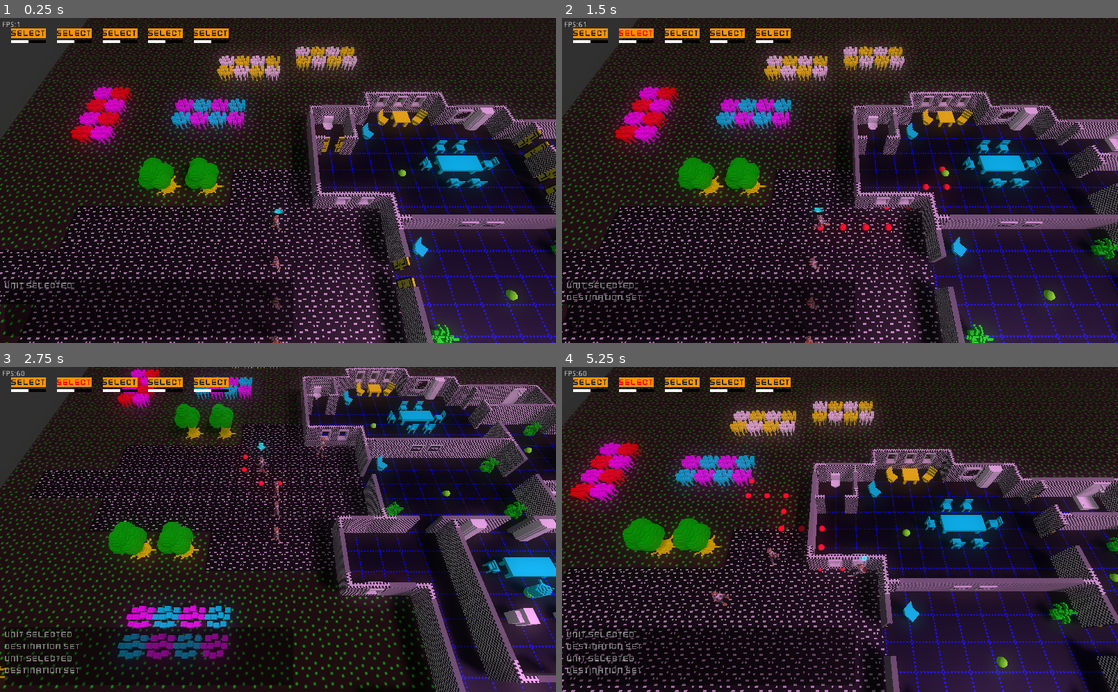
Above: before the commit, frames 1-4 (two rows, left to right).
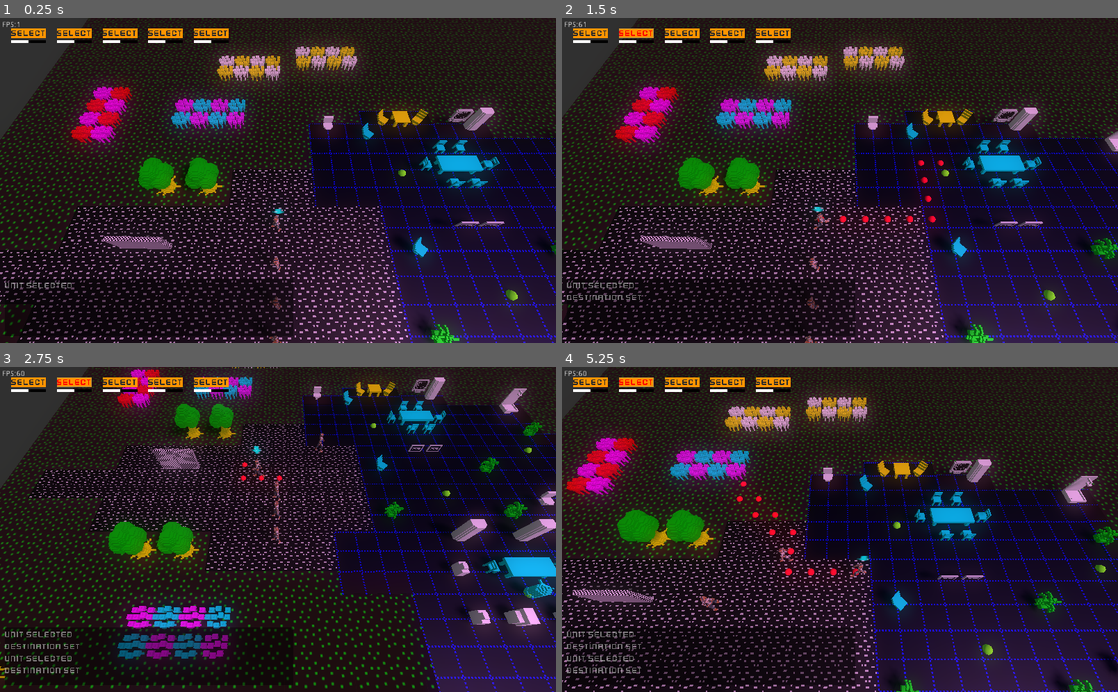
Above: after the commit, the same moments.

Repository: SteveSmith16384/LaserFodder
Game: Godot game, scene res://Main.tscn
The game is run twice, just before and just after one commit, with the same random seed, the same clock (stepped at 60 frames per second) and the same inputs.
Inputs (mouse positions are in pixels of both pictures, inside the frame that each line leads up to):
- Up to frame 1 (0.25 s): no input
- Up to frame 2 (1.5 s): click "Select" at 0.5 s; move the mouse to (962, 164) at 1.27 s; hold Right (ui_right) from 1.28 s (still down); tap 1 (unit_1) at 1.35 s; click (962, 164) at 1.42 s
- Up to frame 3 (2.75 s): move the mouse to (166, 545) at 2.02 s; release Right (ui_right) at 2.03 s; hold Down (ui_down) from 2.03 s (still down); tap 2 (unit_2) at 2.1 s; click (166, 545) at 2.17 s
- Up to frame 4 (5.25 s): move the mouse to (895, 458) at 2.77 s; release Down (ui_down) at 2.78 s; hold Right (ui_right) 2.78-3.53 s; tap one key every 0.75 s from 2.85 s: 3 (unit_3) 4 (unit_4) 5 (unit_5) 1 (unit_1); click (895, 458) at 2.92 s; move the mouse to (812, 594) at 3.52 s; hold Up (ui_up) 3.53-4.28 s; click (812, 594) at 3.67 s; move the mouse to (1006, 578) at 4.27 s; hold Left (ui_left) from 4.28 s (still down); click (1006, 578) at 4.42 s; move the mouse to (673, 480) at 5.02 s; click (673, 480) at 5.17 s

The runs differ from the first frame. In frame 1, 7.5% of the frame differs, in the area x 18-100%, y 22-100%; in frame 2, 7.6%; in frame 3, 13%; in frame 4, 34%, in the area x 0-100%, y 0-100%.

Commit message:
A* bugs fixed

Diff:
--- a/src/GenerateAStar.gd
+++ b/src/GenerateAStar.gd
@@ -23,9 +23,12 @@
 			pointid += 1
 			astar.add_point(pointid, Vector3(x, 0, z))
 
-			$CheckCanSeeRay.translation.x = x# - self.translation.x
+			if pointid == 144:
+				pass
+
+			$CheckCanSeeRay.translation.x = x - self.translation.x
 			$CheckCanSeeRay.translation.y = 0.1 # Keep below window level
-			$CheckCanSeeRay.translation.z = z# - self.translation.z
+			$CheckCanSeeRay.translation.z = z - self.translation.z
 
 			#var debug:Spatial = debug_class.instance()
 			#debug.translation = $CheckCanSeeRay.translation
@@ -43,7 +46,7 @@
 
 			# Check North
 			if z > sz:
-				var can_see = $CheckCanSeeRay.can_see_point(Vector3(0, 0, sq_size))
+				var can_see = $CheckCanSeeRay.can_see_point(Vector3(0, 0, -sq_size))
 				if can_see == null:
 					astar.connect_points(pointid, pointid - points_per_row)
 				else:
--- a/src/Scenery/Wall.tscn
+++ b/src/Scenery/Wall.tscn
@@ -10,11 +10,13 @@
 roughness = 0.5
 
 [sub_resource type="BoxShape" id=2]
-extents = Vector3( 0.803764, 0.844857, 0.143523 )
+extents = Vector3( 0.8, 1, 0.15 )
 
 [sub_resource type="SpatialMaterial" id=3]
 albedo_texture = ExtResource( 3 )
-uv1_scale = Vector3( 3.5, 3.5, 3.5 )
+uv1_scale = Vector3( 0.9, 0.9, 0.9 )
+uv1_triplanar = true
+uv1_triplanar_sharpness = 1.0
 
 [sub_resource type="CubeMesh" id=4]
 material = SubResource( 3 )
@@ -30,9 +32,9 @@
 material/0 = SubResource( 1 )
 
 [node name="CollisionShape" type="CollisionShape" parent="."]
-transform = Transform( 1, 0, 0, 0, 1, 0, 0, 0, 1, 0, 0.857092, 0 )
+transform = Transform( 1, 0, 0, 0, 1, 0, 0, 0, 1, 0, 1, 0 )
 shape = SubResource( 2 )
 
 [node name="CubeMesh" type="MeshInstance" parent="."]
-transform = Transform( 1, 0, 0, 0, 1, 0, 0, 0, 1, 0, 1.05, -0.023 )
+transform = Transform( 1, 0, 0, 0, 1, 0, 0, 0, 1, 0, 1.05, 0 )
 mesh = SubResource( 4 )
--- a/src/Scenery/WallCorner.tscn
+++ b/src/Scenery/WallCorner.tscn
@@ -9,7 +9,7 @@
 roughness = 0.5
 
 [sub_resource type="BoxShape" id=2]
-extents = Vector3( 0.497939, 0.869041, 0.486872 )
+extents = Vector3( 0.497939, 1.02229, 0.486872 )
 
 [node name="WallCorner" type="StaticBody"]
 collision_layer = 3
@@ -20,5 +20,5 @@
 material/0 = SubResource( 1 )
 
 [node name="CollisionShape" type="CollisionShape" parent="."]
-transform = Transform( 1, 0, 0, 0, 1, 0, 0, 0, 1, 0, 0.886255, 0 )
+transform = Transform( 1, 0, 0, 0, 1, 0, 0, 0, 1, 0, 1.04424, 0 )
 shape = SubResource( 2 )
--- a/src/Scenery/Wall_Window.tscn
+++ b/src/Scenery/Wall_Window.tscn
@@ -9,10 +9,10 @@
 roughness = 0.5
 
 [sub_resource type="BoxShape" id=2]
-extents = Vector3( 0.813411, 0.463481, 0.14477 )
+extents = Vector3( 0.813411, 0.416661, 0.14477 )
 
 [sub_resource type="BoxShape" id=3]
-extents = Vector3( 0.804636, 0.195967, 0.165971 )
+extents = Vector3( 0.804636, 0.153003, 0.165971 )
 
 [sub_resource type="BoxShape" id=4]
 extents = Vector3( 0.240981, 0.516484, 0.143523 )
@@ -26,11 +26,11 @@
 material/0 = SubResource( 1 )
 
 [node name="CollisionShape" type="CollisionShape" parent="."]
-transform = Transform( 1, 0, 0, 0, 1, 0, 0, 0, 1, 0, 0.43307, 0 )
+transform = Transform( 1, 0, 0, 0, 1, 0, 0, 0, 1, 0, 0.447585, 0 )
 shape = SubResource( 2 )
 
 [node name="CollisionShape2" type="CollisionShape" parent="."]
-transform = Transform( 1, 0, 0, 0, 1, 0, 0, 0, 1, 0, 1.95955, 0 )
+transform = Transform( 1, 0, 0, 0, 1, 0, 0, 0, 1, 0, 1.94503, 0 )
 shape = SubResource( 3 )
 
 [node name="CollisionShape3" type="CollisionShape" parent="."]
--- a/src/SternersHouse.tscn
+++ b/src/SternersHouse.tscn
@@ -1209,6 +1209,7 @@
 
 [node name="Walls" type="Spatial" parent="."]
 transform = Transform( 1, 0, 0, 0, 1, 0, 0, 0, 1, -18.098, 0, -6.10605 )
+visible = false
 
 [node name="WallCorner46" parent="Walls" instance=ExtResource( 5 )]
 transform = Transform( -1.62921e-07, 0, 1, 0, 1, 0, -1, 0, -1.62921e-07, 36.4602, 0, 7.6739 )
@@ -2177,10 +2178,16 @@
 transform = Transform( 1, 0, 0, 0, 1, 0, 0, 0, 1, -2.75436, 0, 8.76389 )
 
 [node name="GenerateAStar" parent="." instance=ExtResource( 35 )]
-transform = Transform( 1, 0, 0, 0, 1, 0, 0, 0, 1, -23.9359, 1, -20.4945 )
+transform = Transform( 1, 0, 0, 0, 1, 0, 0, 0, 1, -23.936, 1, -19.495 )
 
 [node name="Position3D" type="Position3D" parent="GenerateAStar"]
 transform = Transform( 1, 0, 0, 0, 1, 0, 0, 0, 1, 62.4165, 0.68757, 46.0579 )
+
+[node name="Wall" parent="." instance=ExtResource( 3 )]
+transform = Transform( 1, 0, 0, 0, 1, 0, 0, 0, 1, -30.5368, 0, -4.76168 )
+
+[node name="Wall2" parent="." instance=ExtResource( 3 )]
+transform = Transform( 1, 0, 0, 0, 1, 0, 0, 0, 1, -28.8401, 0, -4.72474 )
 
 [node name="DebugImmedDest" type="CSGSphere" parent="."]
 transform = Transform( 1, 0, 0, 0, 1, 0, 0, 0, 1, 11, 0, -3 )
--- a/src/components/CanMove.gd
+++ b/src/components/CanMove.gd
@@ -7,22 +7,12 @@
 
 var speed = 1.65
 
-#var walk_angle: float # rads
-#var running = false
-#var time_until_change_dir : float
 var current_mode = Mode.WALK # Default
 
-#var next_destination: Vector3
-#var final_destination: Vector3
-#var route_path : Path
 var has_destination = false
 var route_points : PoolVector3Array
+var route_ids # todo - remove
 var route_index = 0
-
-func _ready():
-#	self.get_parent().add_to_group("can_move")
-	pass
-
 
 static func set_destination(player:Spatial, can_move, pos: Vector3):
 	pos.y = 0
@@ -30,7 +20,10 @@
 	var end_point:int = Globals.astar.get_closest_point(pos)
 	can_move.route_points = Globals.astar.get_point_path(start_point, end_point)
 	if can_move.route_points.size() > 2:
-		can_move.route_index = 1 # todo?
+
+		can_move.route_ids = Globals.astar.get_id_path(start_point, end_point)
+
+		can_move.route_index = 1 # First point is sometimes in the wrong direction
 		can_move.has_destination = true
 
 		for t in Globals.to_remove:
--- a/src/components/CanShoot.gd
+++ b/src/components/CanShoot.gd
@@ -41,5 +41,6 @@
 		var cbs = current_target.get_node("CanBeShot")
 		cbs.dec_health(self.get_parent(), is_gun.damage)
 	else:
-		print("Missed!")
+		#print("Missed!")
+		pass
 	return true
Not shown, added: docs/lf2.gif
